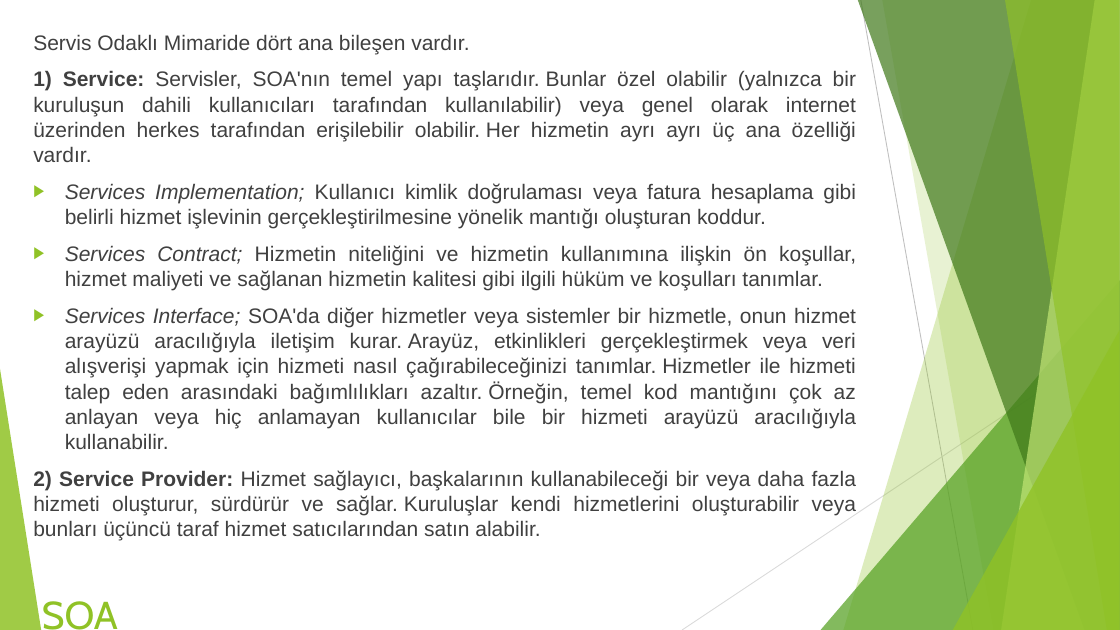
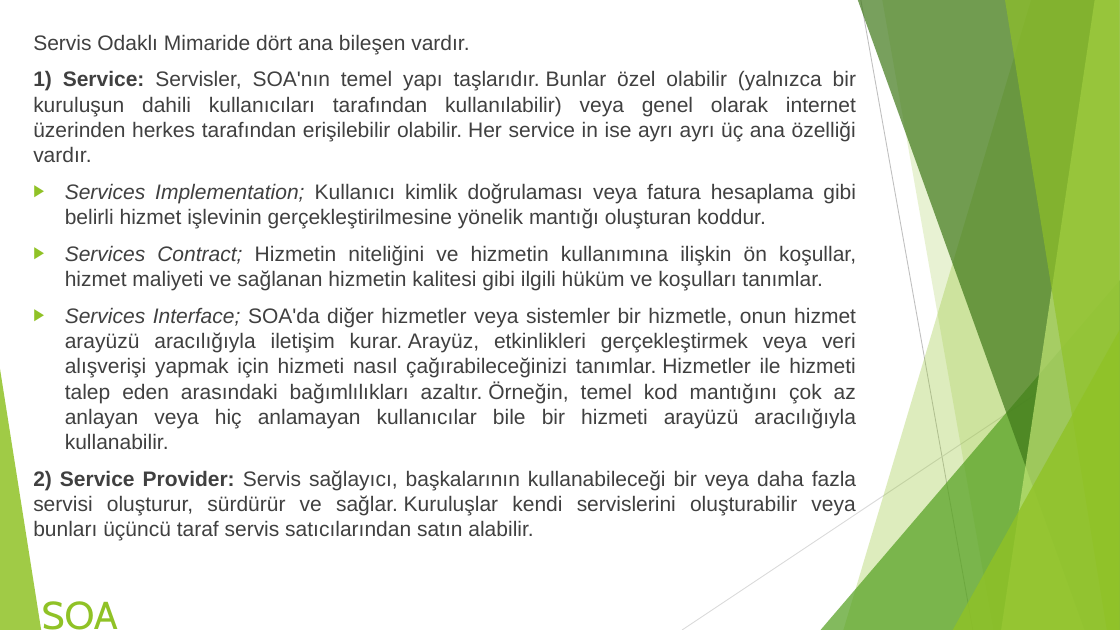
Before and after one commit to ariferol/events-112, a slide deck: slide 4 of presentations/EnterpriseSoftwareArchitectures.pptx. Drawn at 1120x630 pixels with LibreOffice and Linux fonts; fonts in the diff are those of the drawing. Boxes give left, top, right and bottom in pixels: in the first picture for what was removed or moved away, otherwise in the second. Text is boxed around its words. In the diff, an @@ line names an element or a change of style, - is before the commit and + after.

```diff
--- a/presentations/EnterpriseSoftwareArchitectures.pptx
+++ b/presentations/EnterpriseSoftwareArchitectures.pptx
@@ text at <box>33,70,856,162</box>: text changed @@
-1) Service: Servisler, SOA'nın temel yapı taşlarıdır. Bunlar özel olabilir (yalnızca bir kuruluşun dahili kullanıcıları tarafından kullanılabilir) veya genel olarak internet üzerinden herkes tarafından erişilebilir olabilir. Her hizmetin ayrı ayrı üç ana özelliği vardır.
+1) Service: Servisler, SOA'nın temel yapı taşlarıdır. Bunlar özel olabilir (yalnızca bir kuruluşun dahili kullanıcıları tarafından kullanılabilir) veya genel olarak internet üzerinden herkes tarafından erişilebilir olabilir. Her service in ise ayrı ayrı üç ana özelliği vardır.
@@ text at <box>33,470,856,541</box>: text changed @@
-2) Service Provider: Hizmet sağlayıcı, başkalarının kullanabileceği bir veya daha fazla hizmeti oluşturur, sürdürür ve sağlar. Kuruluşlar kendi hizmetlerini oluşturabilir veya bunları üçüncü taraf hizmet satıcılarından satın alabilir.
+2) Service Provider: Servis sağlayıcı, başkalarının kullanabileceği bir veya daha fazla servisi oluşturur, sürdürür ve sağlar. Kuruluşlar kendi servislerini oluşturabilir veya bunları üçüncü taraf servis satıcılarından satın alabilir.
```
Also in this commit, not shown: 3 other slides changed.
